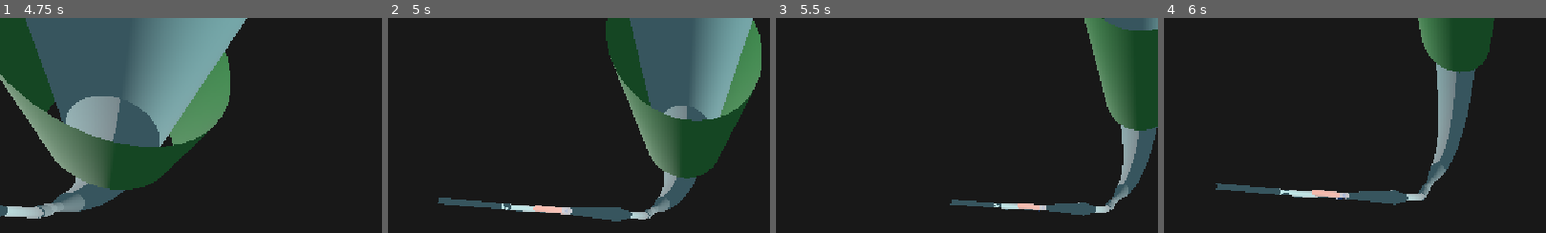
Above: before the commit, frames 1-4 (left to right).
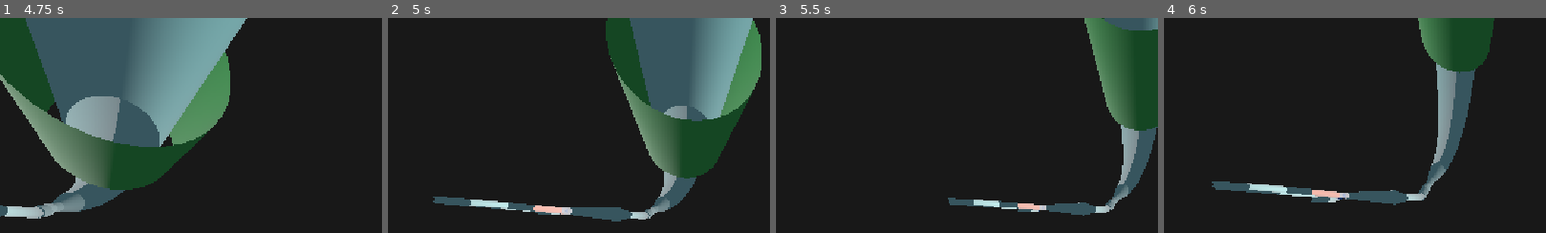
Above: after the commit, the same moments.

Repository: eternaldensity/pipe-survivor
Game: Godot game, scene res://main.tscn
Two runs of this game, one before a commit and one after it. Both use one fixed random seed, a clock stepped at 60 frames per second and the inputs below.
Inputs:
- Up to frame 1 (4.75 s): hold Right (ui_right) 0.53-1.28 s; hold Down (ui_down) 1.28-2.03 s; hold Right (ui_right) 2.03-2.78 s; hold Up (ui_up) 2.78-3.53 s; hold Left (ui_left) from 3.53 s (still down)
- Up to frame 2 (5 s): keep holding Left (ui_left)
- Up to frame 3 (5.5 s): release Left (ui_left) at 5.03 s; hold Down (ui_down) from 5.03 s (still down)
- Up to frame 4 (6 s): release Down (ui_down) at 5.78 s; hold Right (ui_right) from 5.78 s (still down)
The pictures show only the part of the screen within x 2-52%, y 0-50%; the shares and areas given below are measured in that part.

Frame 1 is identical in both runs. In frame 2, 0.6% of the frame differs, in the area x 11-45%, y 83-92%; in frame 3, 0.4%; in frame 4, 0.8%, in the area x 12-46%, y 76-86%.

Commit message:
Junction: fix exits array being cleared after rebuild (toggle support)

Diff:
--- a/junction_pipe_section.gd
+++ b/junction_pipe_section.gd
@@ -36,7 +36,6 @@
 			c.free()
 
 	_update_markers()
-	exits.clear()
 	_ensure_curves()
 
 	_build_meshes()
@@ -48,6 +47,7 @@
 	await _build_collisions()
 
 func _update_markers() -> void:
+
 	var has_branch := left_branch or right_branch
 	var start_z: float = decision_offset if has_trunk else 0.0
 	var start := Vector3(0.0, 0.0, start_z)
@@ -92,6 +92,7 @@
 	# Fallback: if no exits enabled, keep the trunk exit.
 	if exits.is_empty() and exit:
 		exits.append(exit)
+
 
 func _build_curves() -> void:
 	_curves.clear()
